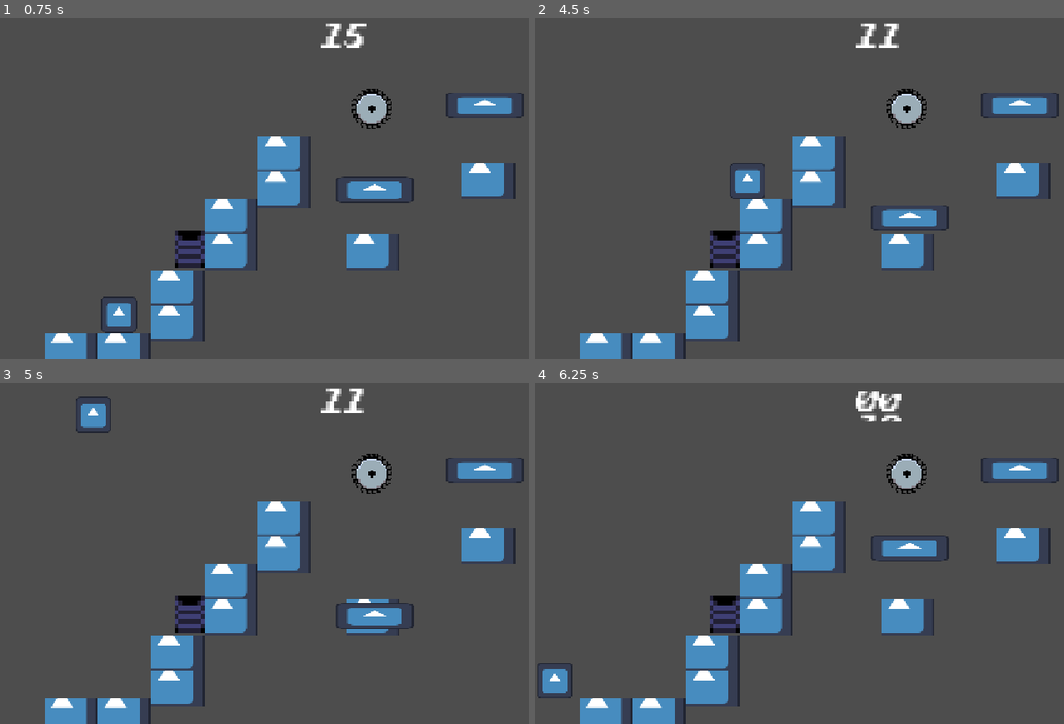
Above: before the commit, frames 1-4 (two rows, left to right).
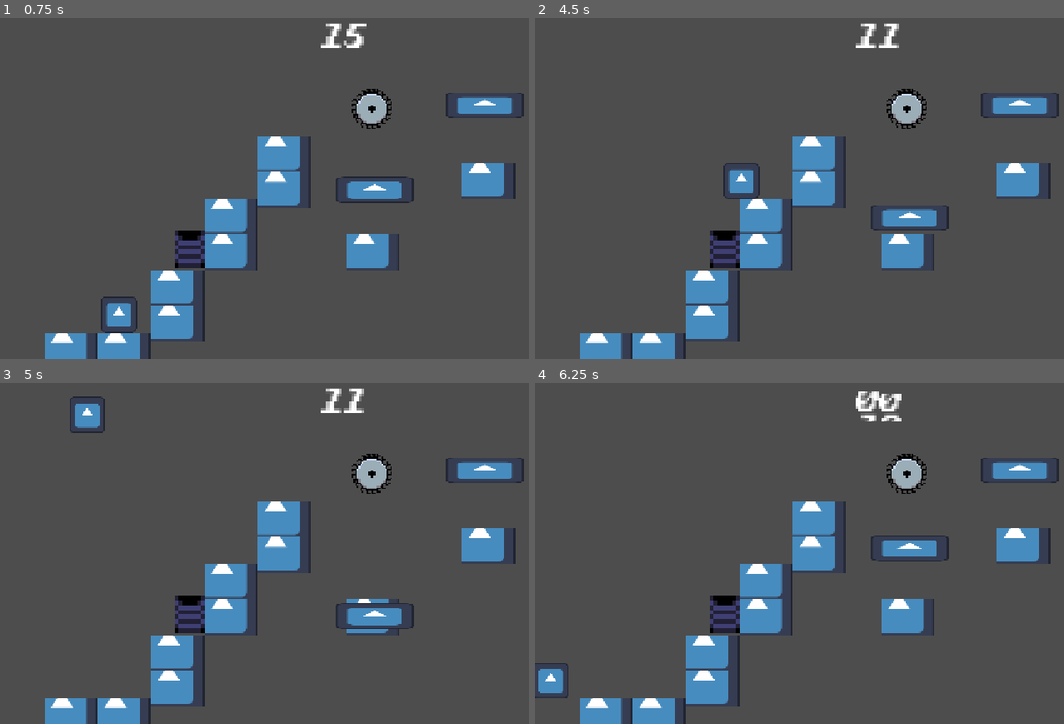
Above: after the commit, the same moments.

Repository: Gamnraa/GMTK2026
Game: Godot game, scene res://MainScene.tscn
Two runs of this game, one before a commit and one after it. Both use one fixed random seed, a clock stepped at 60 frames per second and the inputs below. The engine's default icon, where the game draws it, is replaced by a stand-in: a white triangle on a blue panel in a dark square.
Inputs:
- Up to frame 1 (0.75 s): tap Enter (ui_accept) at 0.5 s; hold D (right) from 0.53 s (still down); hold S (ground_pound) from 0.53 s (still down)
- Up to frame 2 (4.5 s): tap Space (jump) at 0.77, 0.8, 1.07, 1.35, 1.52, 1.82, 2.3, 3.02, 3.32 s; release S (ground_pound) at 1.28 s; tap S (ground_pound) at 1.55, 2.85, 4.35 s; release D (right) at 2.03 s; hold A (left) 2.03-2.78 s; hold S (ground_pound) 2.03-2.78 s; hold D (right) 2.78-4.28 s; hold Space (jump) 3.53-4.28 s; hold A (left) from 4.28 s (still down)
- Up to frame 3 (5 s): keep holding A (left); tap Space (jump) at 4.52, 4.82 s
- Up to frame 4 (6.25 s): release A (left) at 5.03 s; hold D (right) 5.03-5.78 s; hold S (ground_pound) 5.03-5.78 s; tap Space (jump) at 5.3, 5.85, 6.02 s; hold A (left) from 5.78 s (still down); tap S (ground_pound) at 6.05 s

Frame 1 is identical in both runs. In frame 2, 0.3% of the frame differs, in the area x 35-44%, y 42-54%; in frame 3, 0.3%; in frame 4, 0.2%.

Commit message:
Update Player.gd

Diff:
--- a/gmtk-2026/Scripts/Player.gd
+++ b/gmtk-2026/Scripts/Player.gd
@@ -50,7 +50,7 @@
 		if left: velocity.x -= 350
 
 	if not grounded and Input.is_action_pressed("ground_pound"):
-		velocity.y = jump_force * 2
+		velocity.y = jump_force * 3.5
 
 	if not (left or right) and grounded:
 		velocity.x = move_toward(velocity.x, 0, accel)
